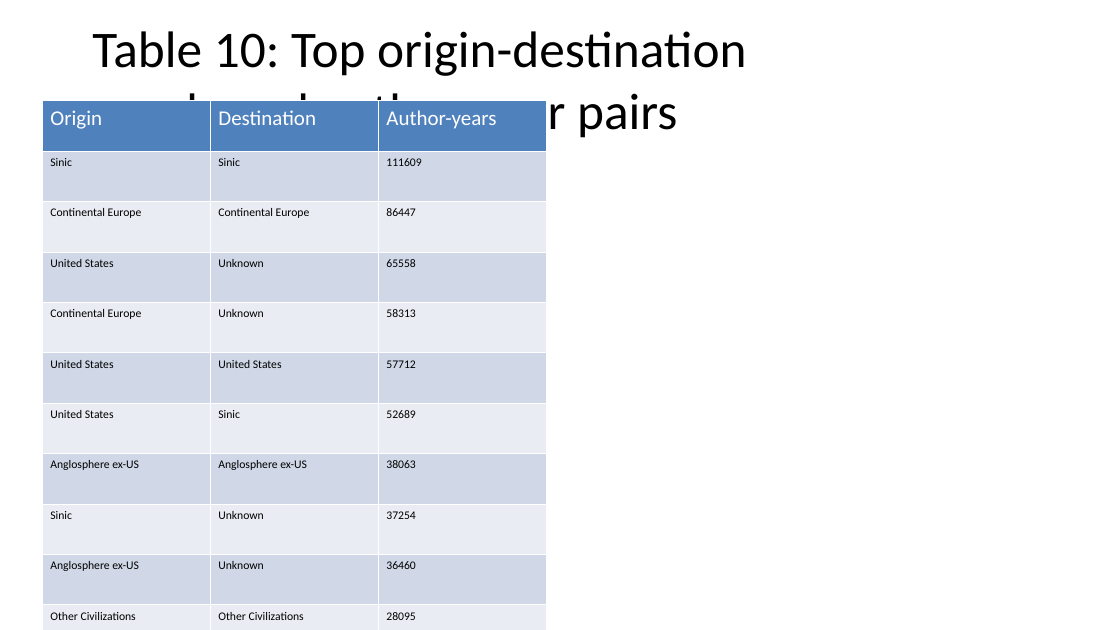
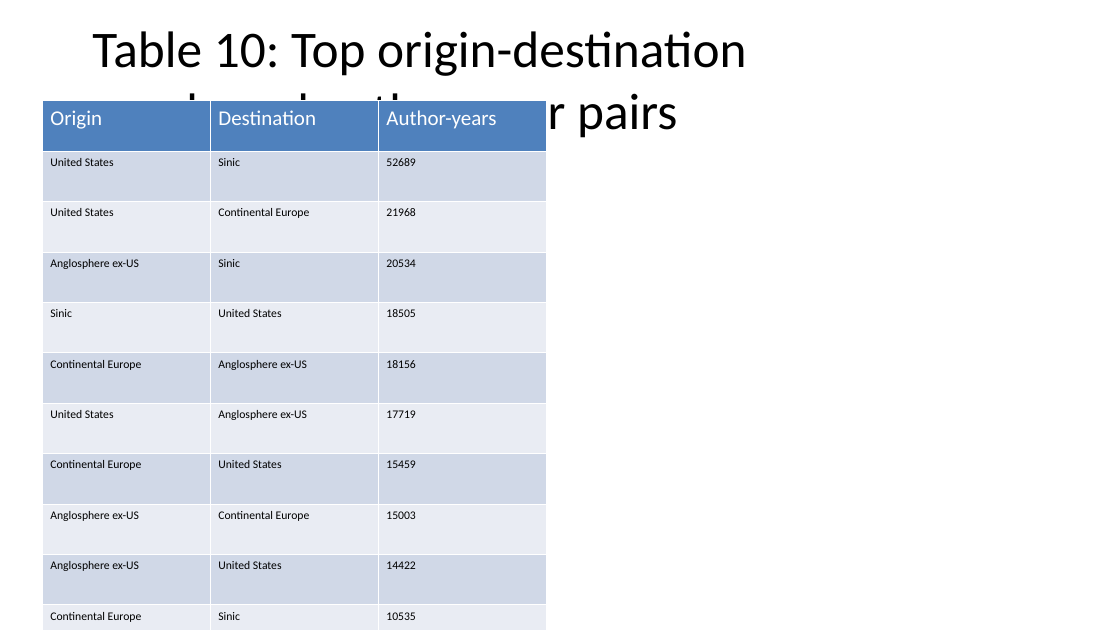
Before and after one commit to bougtoir/medical-accident-its-analysis, a slide deck: slide 20 of researcher_mobility_ode/docs/manuscript_full_article_figures.pptx. Drawn at 1120x630 pixels with LibreOffice and Linux fonts; fonts in the diff are those of the drawing. Boxes give left, top, right and bottom in pixels: in the first picture for what was removed or moved away, otherwise in the second. Text is boxed around its words. In the diff, an @@ line names an element or a change of style, - is before the commit and + after.

```diff
--- a/researcher_mobility_ode/docs/manuscript_full_article_figures.pptx
+++ b/researcher_mobility_ode/docs/manuscript_full_article_figures.pptx
@@ table at bbox=[42, 101, 546, 630] @@
-row 2: Sinic | Sinic | 111609
-row 3: Continental Europe | Continental Europe | 86447
-row 4: United States | Unknown | 65558
-row 5: Continental Europe | Unknown | 58313
-row 6: United States | United States | 57712
-row 8: Anglosphere ex-US | Anglosphere ex-US | 38063
-row 9: Sinic | Unknown | 37254
-row 10: Anglosphere ex-US | Unknown | 36460
-row 11: Other Civilizations | Other Civilizations | 28095
+row 3: United States | Continental Europe | 21968
+row 4: Anglosphere ex-US | Sinic | 20534
+row 5: Sinic | United States | 18505
+row 6: Continental Europe | Anglosphere ex-US | 18156
+row 7: United States | Anglosphere ex-US | 17719
+row 8: Continental Europe | United States | 15459
+row 9: Anglosphere ex-US | Continental Europe | 15003
+row 10: Anglosphere ex-US | United States | 14422
+row 11: Continental Europe | Sinic | 10535
```
Also in this commit, not shown: 4 other slides changed, 21 other files.
